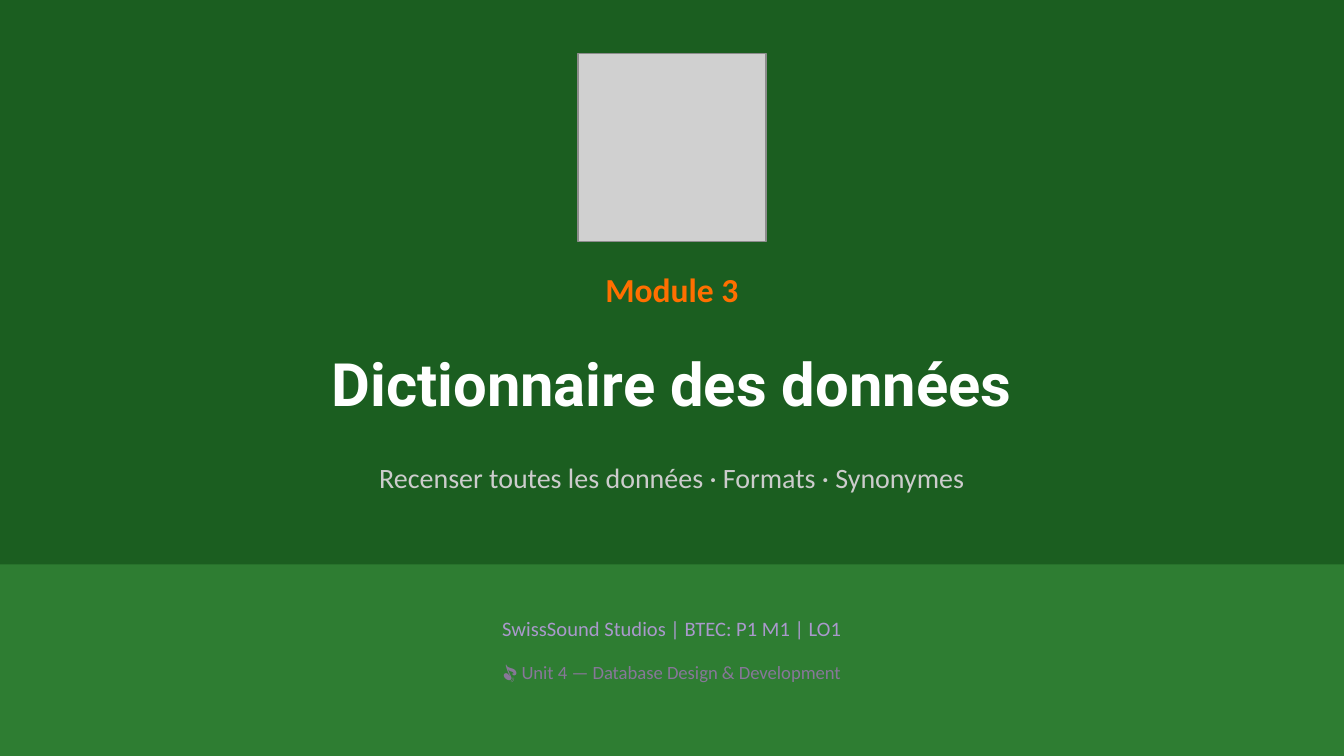
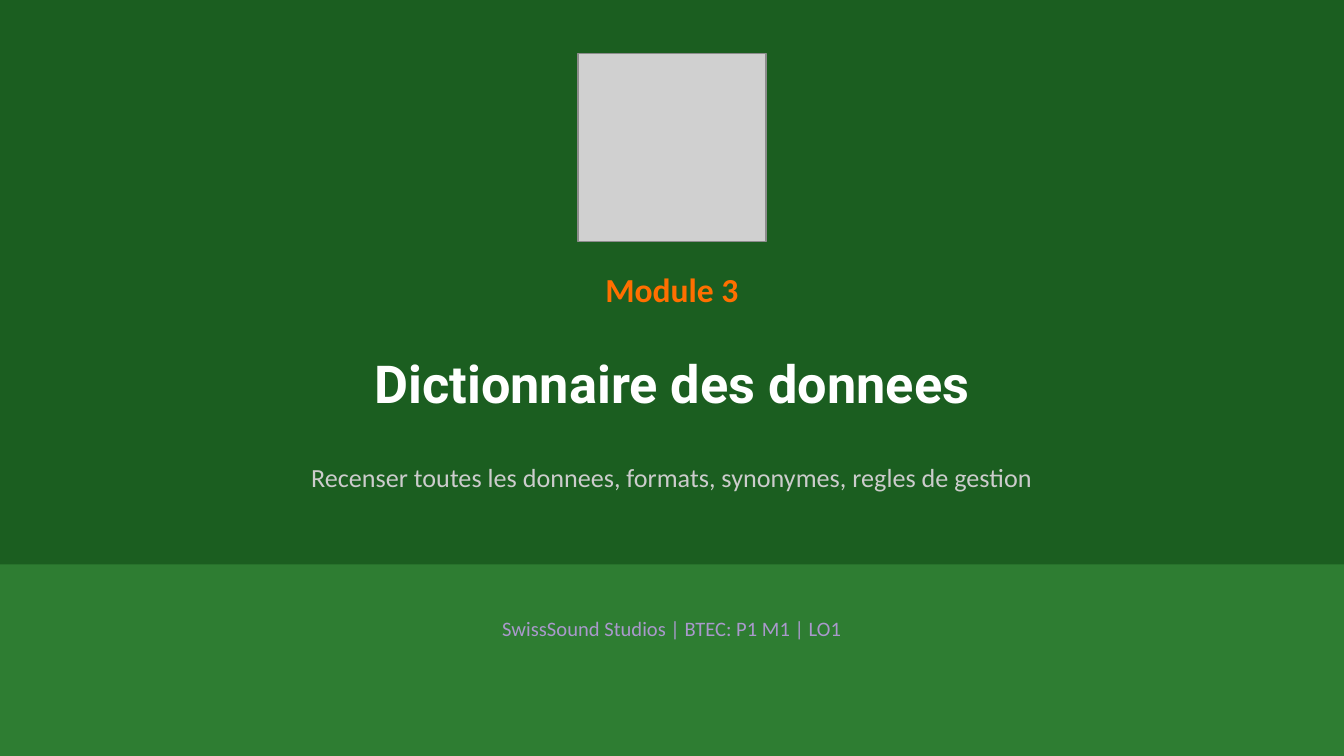
Before and after one commit to mbiTati/unit4_gamifie, a slide deck: slide 1 of pptx/Module03_Dictionnaire_des_données.pptx. Drawn at 1344x756 pixels with LibreOffice and Linux fonts; fonts in the diff are those of the drawing; grey boxes stand for pictures. Boxes give left, top, right and bottom in pixels: in the first picture for what was removed or moved away, otherwise in the second. Text is boxed around its words. In the diff, an @@ line names an element or a change of style, - is before the commit and + after.

```diff
--- a/pptx/Module03_Dictionnaire_des_données.pptx
+++ b/pptx/Module03_Dictionnaire_des_données.pptx
@@ text at box(375, 363, 969, 404): text changed; size 32 to 28 pt @@
-Dictionnaire des données
+Dictionnaire des donnees
@@ text at box(311, 469, 1031, 492): text changed; size 15 to 14 pt @@
-Recenser toutes les données · Formats · Synonymes
+Recenser toutes les donnees, formats, synonymes, regles de gestion
@@ text removed at box(522, 666, 841, 682) @@
-🎵 Unit 4 — Database Design & Development
```
Also in this commit, not shown: 2 other slides changed, 9 slides added, 6 slides removed, 6 other files.
